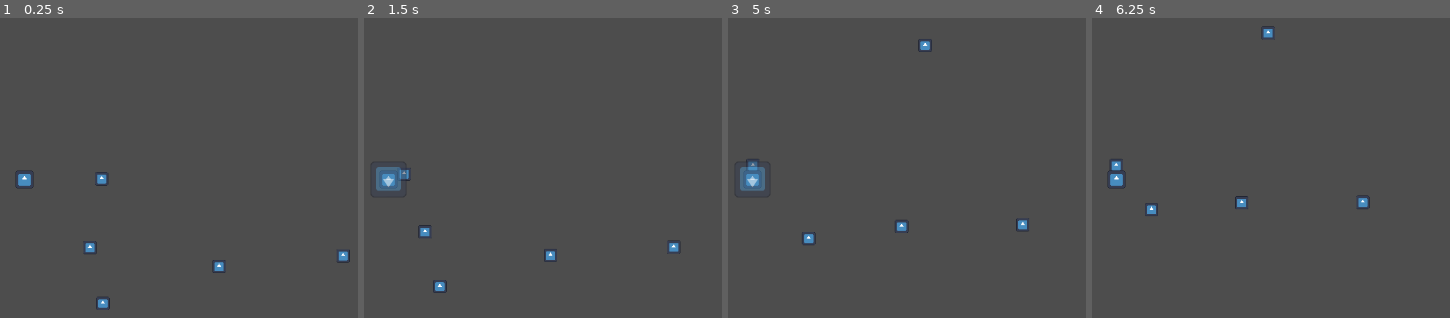
Above: before the commit, frames 1-4 (left to right).
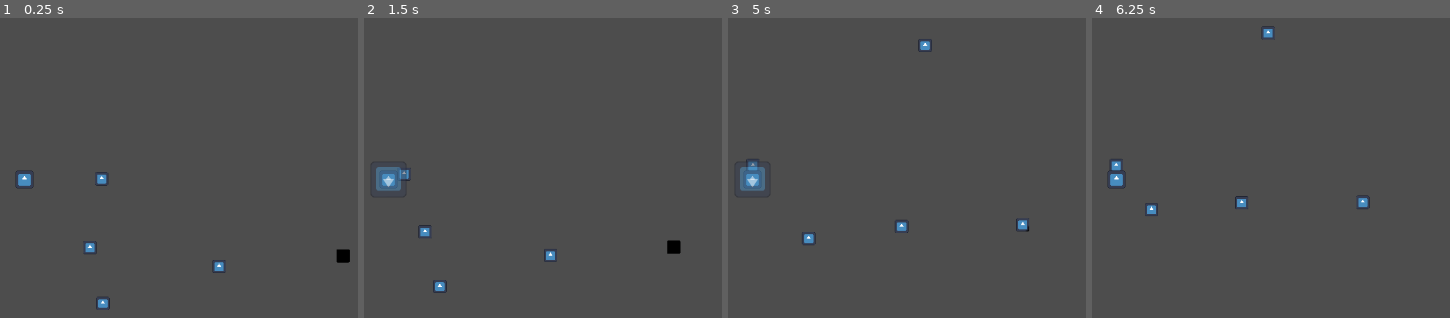
Above: after the commit, the same moments.

Repository: MaxAl100/PirateJam15
Game: Godot game, scene res://Scenes/BaseLevel.tscn
Same seed, same stepped clock (60 frames per second), same inputs: the game is played once before the commit and once after it. The engine's default icon, where the game draws it, is replaced by a stand-in: a white triangle on a blue panel in a dark square.
Inputs:
- Up to frame 1 (0.25 s): no input
- Up to frame 2 (1.5 s): hold D (move_right) 0.53-1.28 s; hold S (move_down) from 1.28 s (still down)
- Up to frame 3 (5 s): release S (move_down) at 2.03 s; hold D (move_right) 2.03-2.78 s; hold W (move_up) 2.78-3.53 s; hold A (move_left) from 3.53 s (still down)
- Up to frame 4 (6.25 s): release A (move_left) at 5.03 s; hold S (move_down) 5.03-5.78 s; hold D (move_right) from 5.78 s (still down)

The runs differ from the first frame. In frame 1, 0.2% of the frame differs, in the area x 93-98%, y 77-82%; in frame 2, 0.2%; in frame 3, less than 0.1%; in frame 4, nothing differs.

Commit message:
Reorganize and circle shadow

Diff:
--- a/Entities/Characters/Enemy.tscn
+++ b/Entities/Characters/Enemy.tscn
@@ -1,6 +1,6 @@
 [gd_scene load_steps=4 format=3 uid="uid://bctac63hk4goe"]
 
-[ext_resource type="Script" path="res://Scripts/Enemy.gd" id="1_tbk0u"]
+[ext_resource type="Script" path="res://Scripts/Entities/Enemy.gd" id="1_tbk0u"]
 [ext_resource type="Texture2D" uid="uid://buvi6hgyh5857" path="res://Sprites/icon.svg" id="1_udm3t"]
 
 [sub_resource type="CircleShape2D" id="CircleShape2D_u78ao"]
--- a/Entities/Characters/Player.tscn
+++ b/Entities/Characters/Player.tscn
@@ -1,6 +1,6 @@
 [gd_scene load_steps=6 format=3 uid="uid://d1ip6wdalw3he"]
 
-[ext_resource type="Script" path="res://Scripts/Player.gd" id="1_1r674"]
+[ext_resource type="Script" path="res://Scripts/Entities/Player.gd" id="1_1r674"]
 [ext_resource type="Texture2D" uid="uid://buvi6hgyh5857" path="res://Sprites/icon.svg" id="2_br3lb"]
 [ext_resource type="PackedScene" uid="uid://dy4bo2mtkjcnb" path="res://Entities/Attacks/Base Elements/WaterPellet.tscn" id="2_tpo63"]
 
--- /dev/null
+++ b/Entities/Other/DecreasingCircle.tscn
@@ -0,0 +1,25 @@
+[gd_scene load_steps=4 format=3 uid="uid://kjlf1qd1agvw"]
+
+[ext_resource type="Script" path="res://Scripts/Others/DecreasingCircle.gd" id="1_dtt8p"]
+[ext_resource type="Texture2D" uid="uid://buvi6hgyh5857" path="res://Sprites/icon.svg" id="2_0ev0r"]
+
+[sub_resource type="CapsuleShape2D" id="CapsuleShape2D_hrrb5"]
+radius = 217.0
+height = 580.0
+
+[node name="DecreasingCircle" type="Area2D"]
+script = ExtResource("1_dtt8p")
+
+[node name="DecreasingCollider" type="CollisionShape2D" parent="."]
+rotation = 1.5708
+shape = SubResource("CapsuleShape2D_hrrb5")
+
+[node name="Sprite2D" type="Sprite2D" parent="."]
+position = Vector2(-6.5, 0.999985)
+scale = Vector2(2.50781, 3.39063)
+texture = ExtResource("2_0ev0r")
+
+[node name="Sprite2D2" type="Sprite2D" parent="."]
+position = Vector2(-1.5, 0.500004)
+scale = Vector2(4.25781, 1.89844)
+texture = ExtResource("2_0ev0r")
--- a/Scenes/BaseLevel.tscn
+++ b/Scenes/BaseLevel.tscn
@@ -1,12 +1,13 @@
-[gd_scene load_steps=8 format=3 uid="uid://dhcve75ygmfus"]
+[gd_scene load_steps=9 format=3 uid="uid://dhcve75ygmfus"]
 
 [ext_resource type="PackedScene" uid="uid://d1ip6wdalw3he" path="res://Entities/Characters/Player.tscn" id="1_2w1nt"]
 [ext_resource type="PackedScene" uid="uid://dy4bo2mtkjcnb" path="res://Entities/Attacks/Base Elements/WaterPellet.tscn" id="2_d6ayu"]
-[ext_resource type="Script" path="res://Scripts/EnemyManager.gd" id="2_ewsba"]
+[ext_resource type="Script" path="res://Scripts/Managers/EnemyManager.gd" id="2_ewsba"]
 [ext_resource type="PackedScene" uid="uid://bctac63hk4goe" path="res://Entities/Characters/Enemy.tscn" id="2_ocplb"]
 [ext_resource type="PackedScene" uid="uid://bvaqgu1sot0x4" path="res://Entities/Attacks/Base Elements/FireCircle.tscn" id="3_7vh52"]
 [ext_resource type="PackedScene" uid="uid://cu7uf04pocvmc" path="res://Entities/Attacks/Base Elements/EarthShatter.tscn" id="4_08d6u"]
 [ext_resource type="PackedScene" uid="uid://cdusi82ut1bqd" path="res://Entities/Attacks/Base Elements/AirShove.tscn" id="5_0vqtt"]
+[ext_resource type="Texture2D" uid="uid://bytj0bqicgjmm" path="res://Sprites/Masks/VisionMask.png" id="6_atsj0"]
 
 [node name="BaseLevel" type="Node2D"]
 
@@ -14,13 +15,20 @@
 top_level = true
 Bullets = Array[PackedScene]([ExtResource("2_d6ayu"), ExtResource("3_7vh52"), ExtResource("4_08d6u"), ExtResource("5_0vqtt")])
 
-[node name="Camera2D" type="Camera2D" parent="Player"]
+[node name="PlayerCamera" type="Camera2D" parent="Player"]
+
+[node name="PointLight2D" type="PointLight2D" parent="Player"]
+blend_mode = 2
+shadow_enabled = true
+shadow_color = Color(0, 0, 0, 1)
+texture = ExtResource("6_atsj0")
+texture_scale = 3.0
 
 [node name="EnemyManager" type="Node2D" parent="."]
 script = ExtResource("2_ewsba")
 EnemyScene = ExtResource("2_ocplb")
 
-[node name="Timer" type="Timer" parent="EnemyManager"]
+[node name="NormalEnemyTimer" type="Timer" parent="EnemyManager"]
 
 [node name="Enemy" parent="EnemyManager" instance=ExtResource("2_ocplb")]
 position = Vector2(463, 111)
--- a/Scripts/EnemyManager.gd
+++ b/Scripts/Managers/EnemyManager.gd
@@ -8,7 +8,7 @@
 var Player
 
 func _ready():
-	EnemySpawnTimer = $Timer
+	EnemySpawnTimer = $NormalEnemyTimer
 	EnemySpawnTimer.wait_time = TimeBetweenSpawns
 	EnemySpawnTimer.timeout.connect(_on_spawn_timeout)
 	EnemySpawnTimer.start(TimeBetweenSpawns)
--- /dev/null
+++ b/Scripts/Others/DecreasingCircle.gd
@@ -0,0 +1,16 @@
+extends Area2D
+
+@export var size = 1.0
+@export var decreaseSpeed = 0.00004
+
+
+func _ready():
+	pass
+
+
+func _process(delta):
+	size -= delta * decreaseSpeed
+	self.apply_scale( Vector2(size,size) )
+
+func increase_size(ammount):
+	size += ammount
Renamed: Scripts/Enemy.gd -> Scripts/Entities/Enemy.gd
Renamed: Scripts/Player.gd -> Scripts/Entities/Player.gd
Binary file added: Sprites/Masks/VisionMask.png
Not shown, added: Sprites/Masks/VisionMask.png.import
